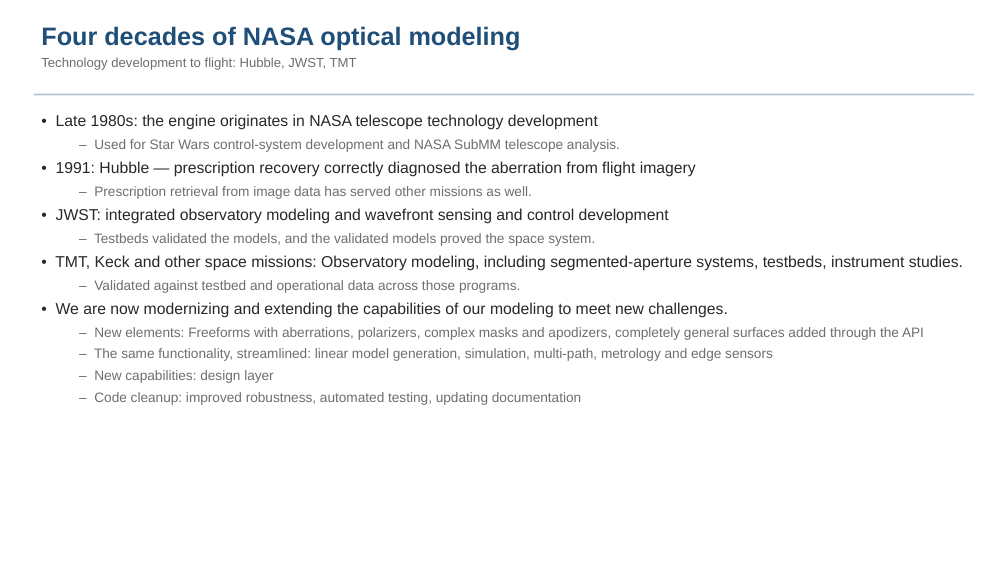
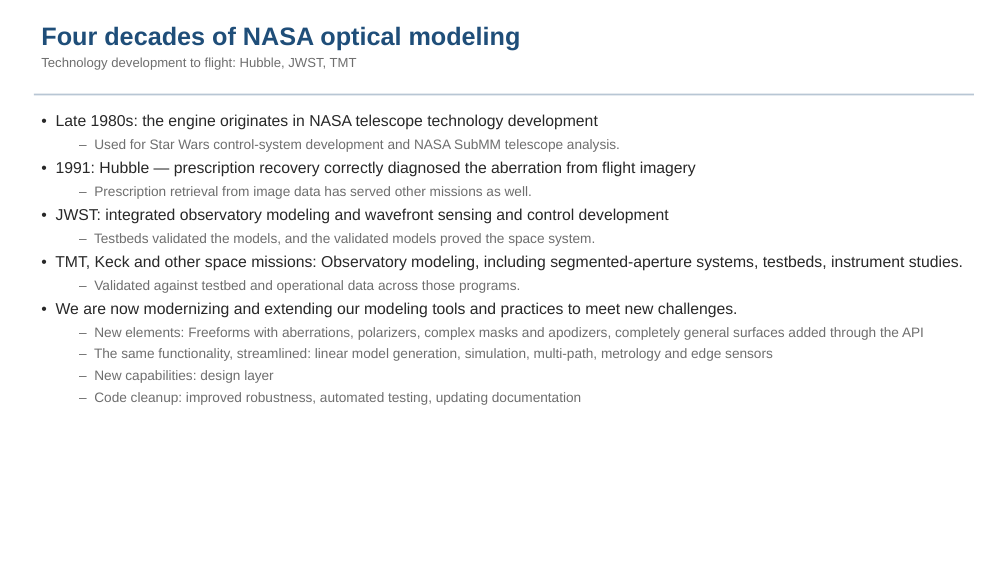
Before and after one commit to nasa-jpl/macos, a slide deck: slide 2 of demo_session/deck_keysight.pptx. Drawn at 1008x567 pixels with LibreOffice and Linux fonts; fonts in the diff are those of the drawing. Boxes give left, top, right and bottom in pixels: in the first picture for what was removed or moved away, otherwise in the second. Text is boxed around its words. In the diff, an @@ line names an element or a change of style, - is before the commit and + after.

```diff
--- a/demo_session/deck_keysight.pptx
+++ b/demo_session/deck_keysight.pptx
@@ text at [56, 302, 738, 318]: text changed @@
-• We are now modernizing and extending the capabilities of our modeling to meet new challenges.
+• We are now modernizing and extending our modeling tools and practices to meet new challenges.
```
Also in this commit, not shown: 9 other slides changed, 3 other files.
